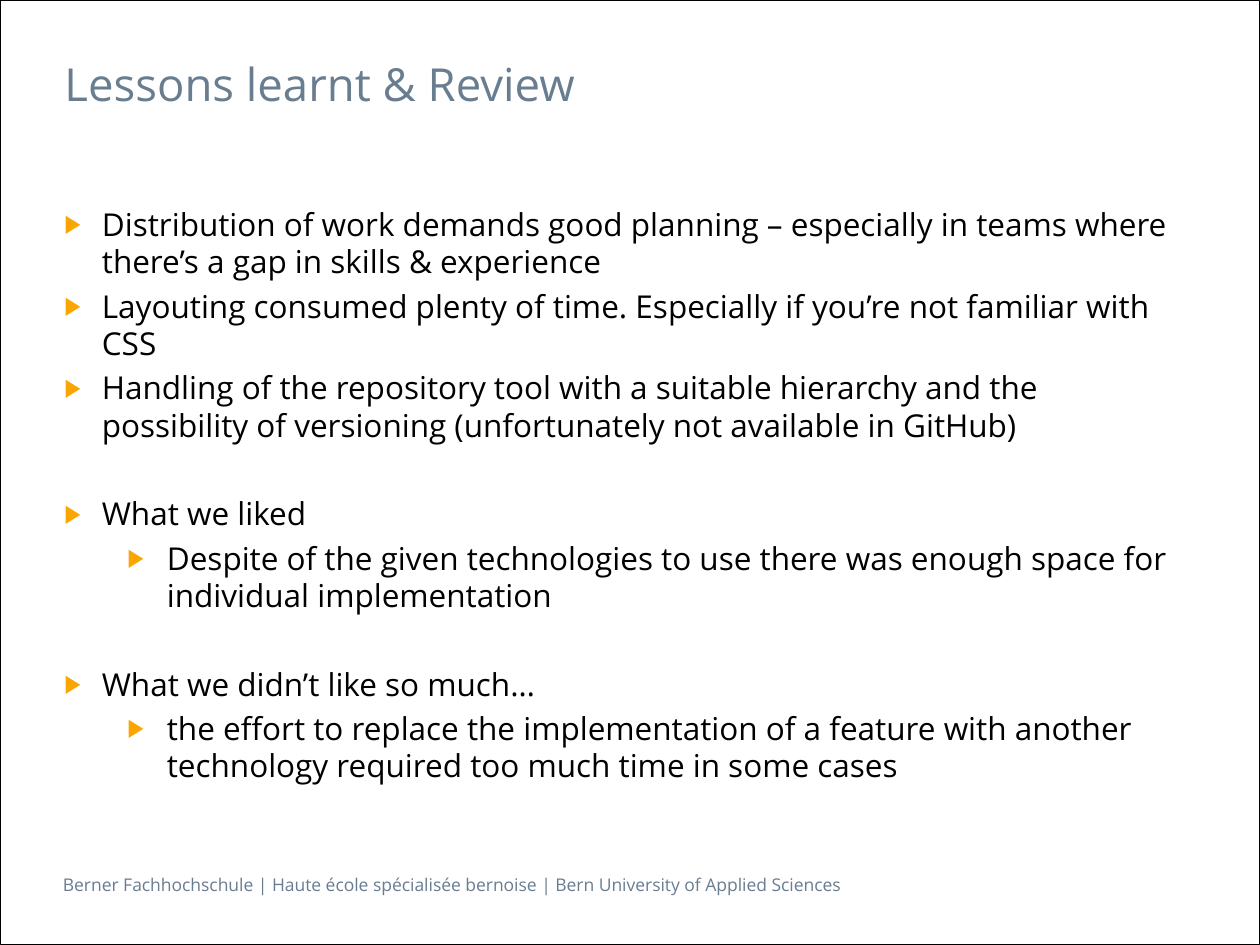
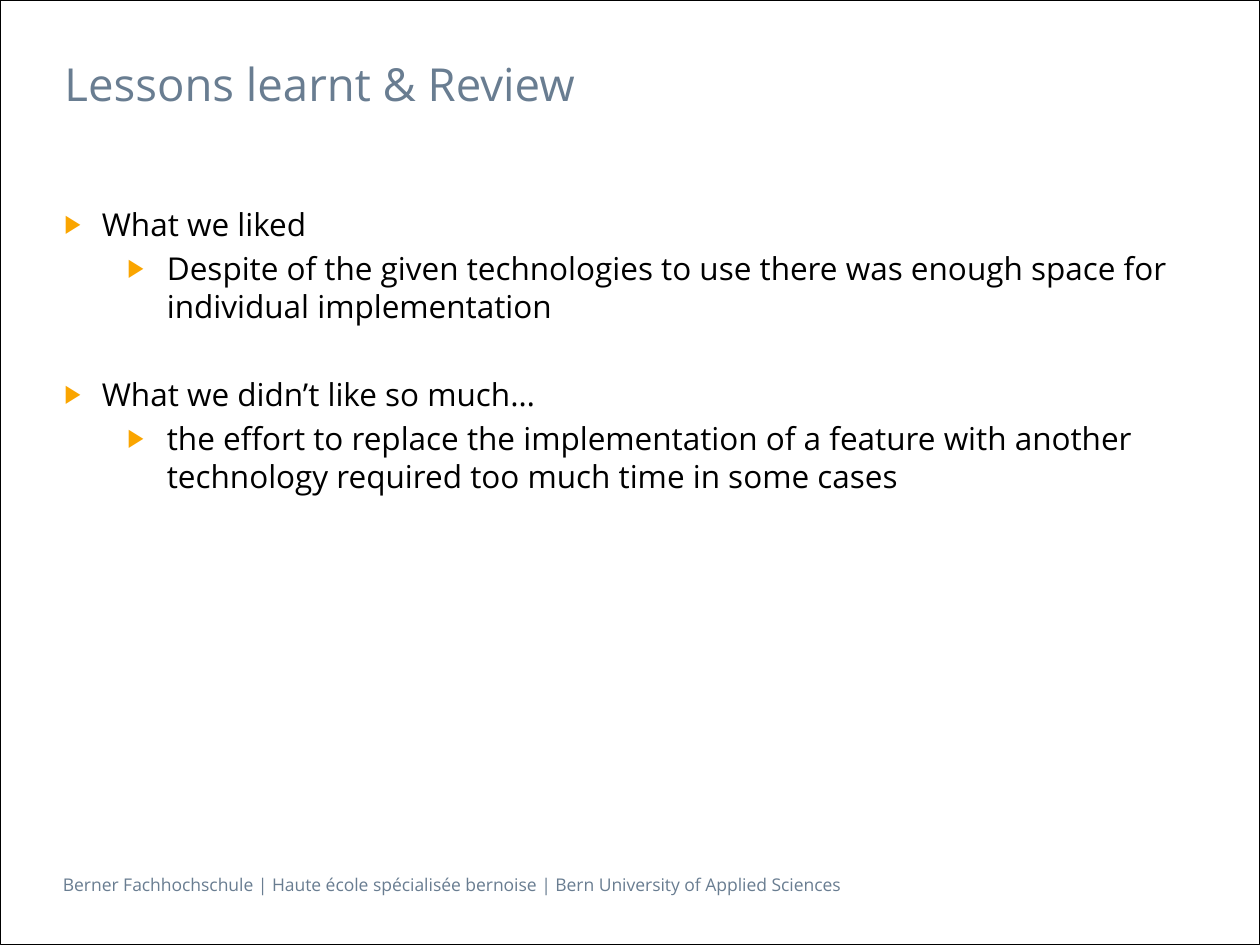
Before and after one commit to Makae/ch.bfh.bti7054.w2014.q.groot, a slide deck: slide 10 of trunk/doc/Presentation.pptx (slide 9 before the commit). Drawn at 1260x945 pixels with LibreOffice and Linux fonts; fonts in the diff are those of the drawing. Boxes give left, top, right and bottom in pixels: in the first picture for what was removed or moved away, otherwise in the second. Text is boxed around its words. In the diff, an @@ line names an element or a change of style, - is before the commit and + after.

```diff
--- a/trunk/doc/Presentation.pptx
+++ b/trunk/doc/Presentation.pptx
@@ text at <box>102,212,1166,445</box>: paragraphs removed @@
-▶ Distribution of work demands good planning – especially in teams where there’s a gap in skills & experience
-▶ Layouting consumed plenty of time. Especially if you’re not familiar with CSS
-▶ Handling of the repository tool with a suitable hierarchy and the possibility of versioning (unfortunately not available in GitHub)
```
Also in this commit, not shown: 9 other slides changed, 1 slide added.
